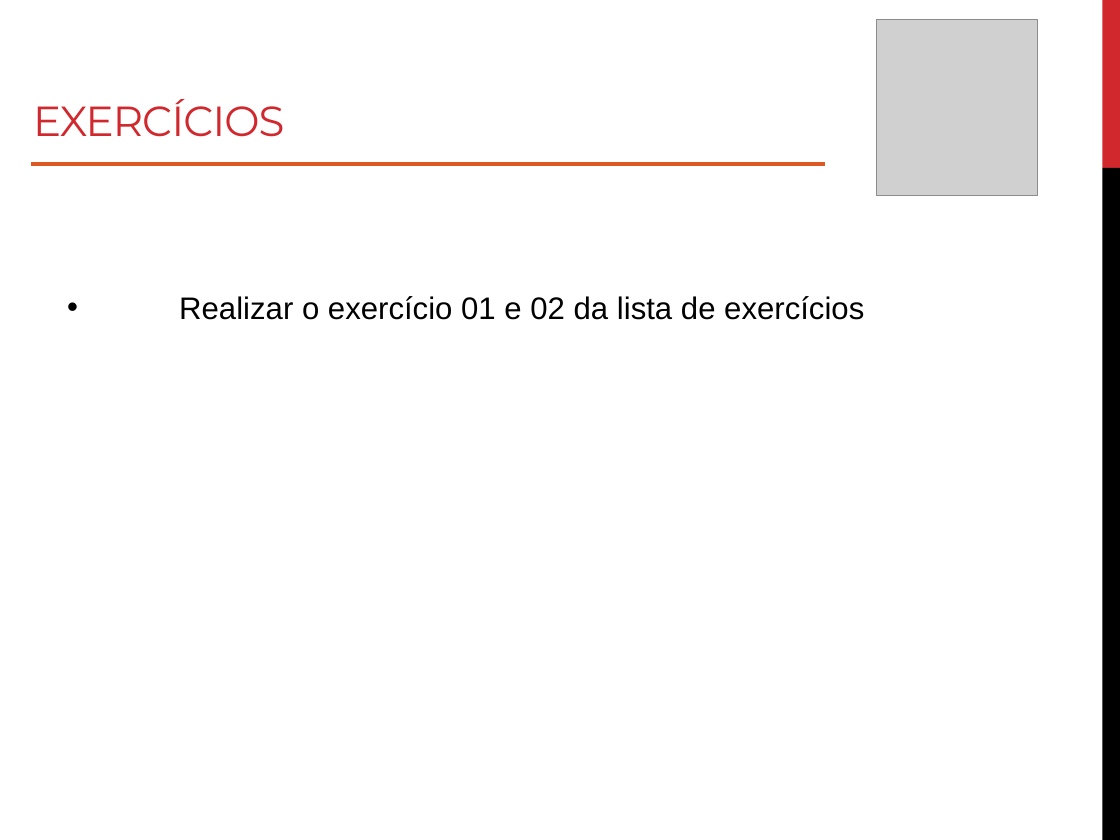
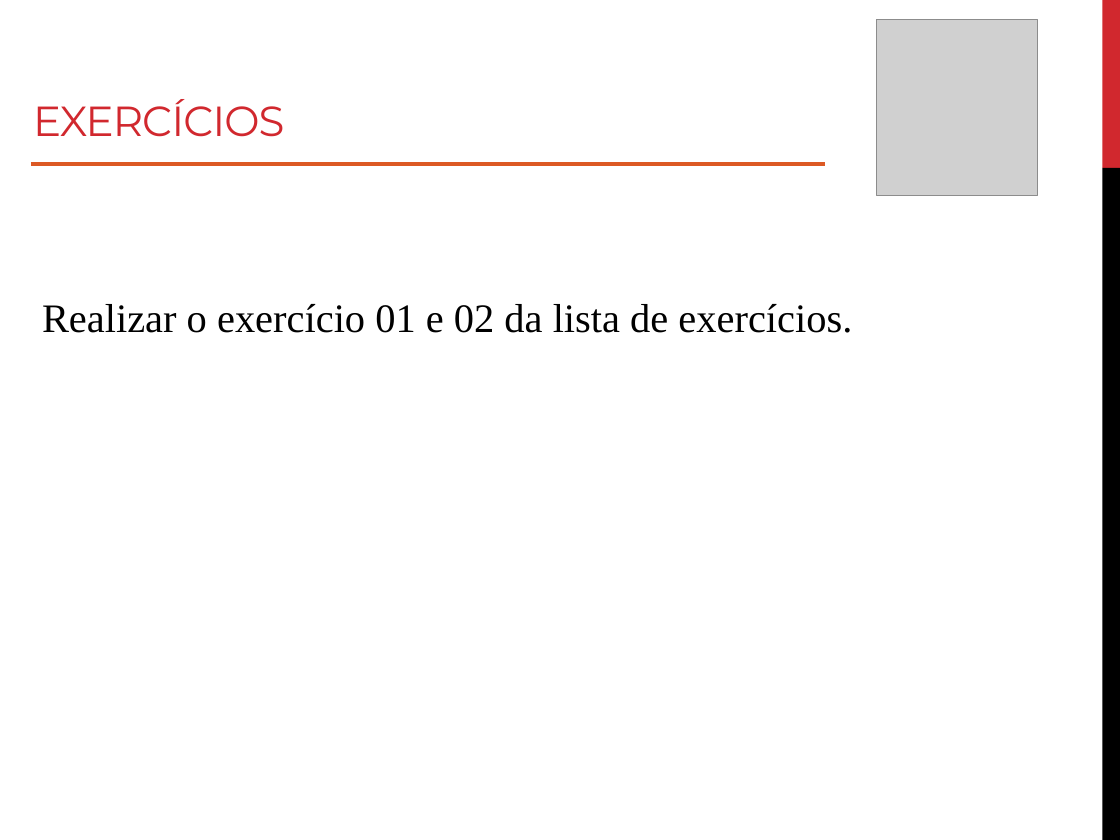
Before and after one commit to roney-amorim/workshop-angular, a slide deck: slide 44 of Módulo 1/Modulo 1.pptx. Drawn at 1120x840 pixels with LibreOffice and Linux fonts; fonts in the diff are those of the drawing; grey boxes stand for pictures. Boxes give left, top, right and bottom in pixels: in the first picture for what was removed or moved away, otherwise in the second. Text is boxed around its words. In the diff, an @@ line names an element or a change of style, - is before the commit and + after.

```diff
--- a/Módulo 1/Modulo 1.pptx
+++ b/Módulo 1/Modulo 1.pptx
@@ text at (42,304,852,333): text changed; size 20 to 26 pt; font Arial to Times New Roman @@
-• Realizar o exercício 01 e 02 da lista de exercícios
+Realizar o exercício 01 e 02 da lista de exercícios.
```
Also in this commit, not shown: 31 other slides changed, 1 slide added, 4 other files.
